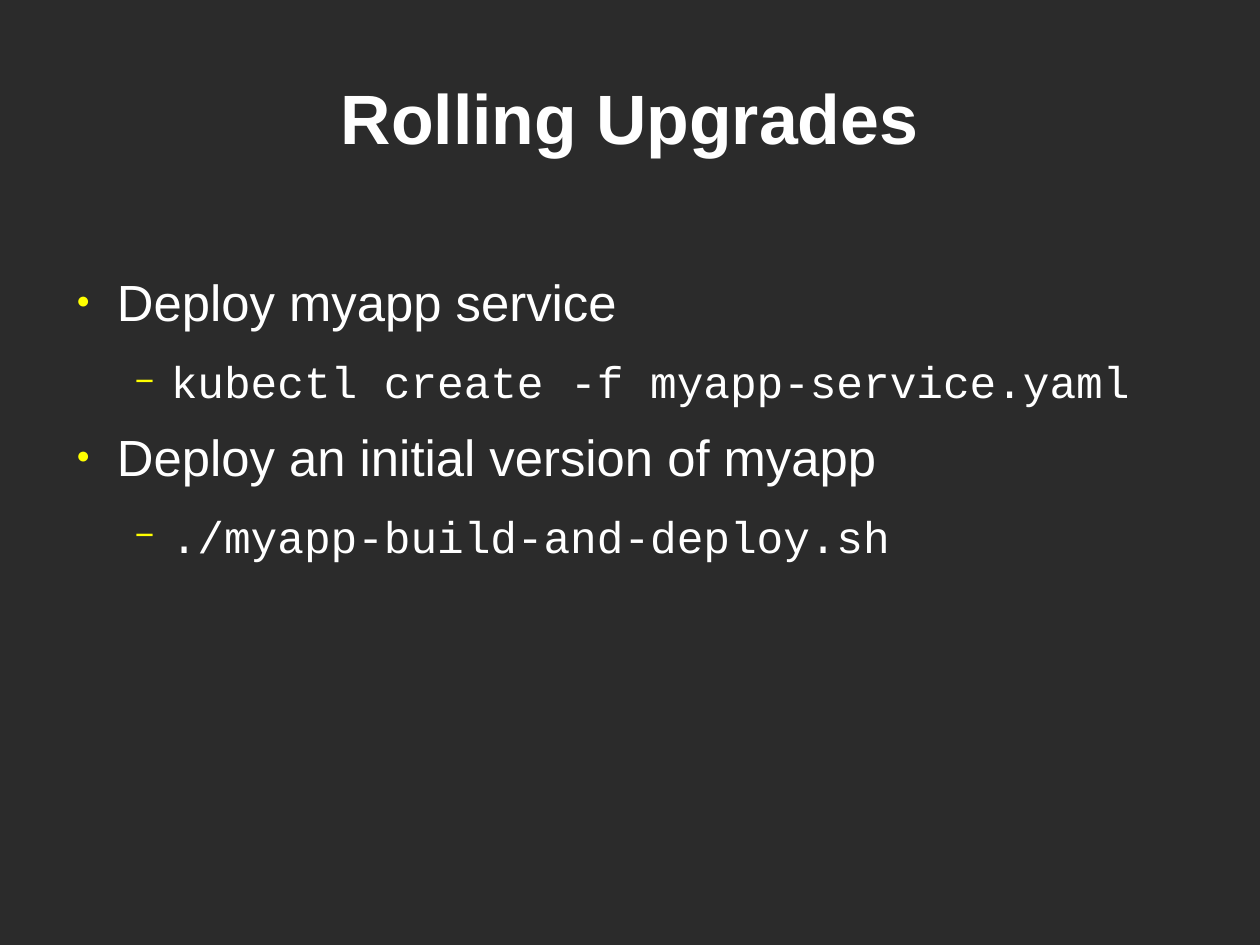
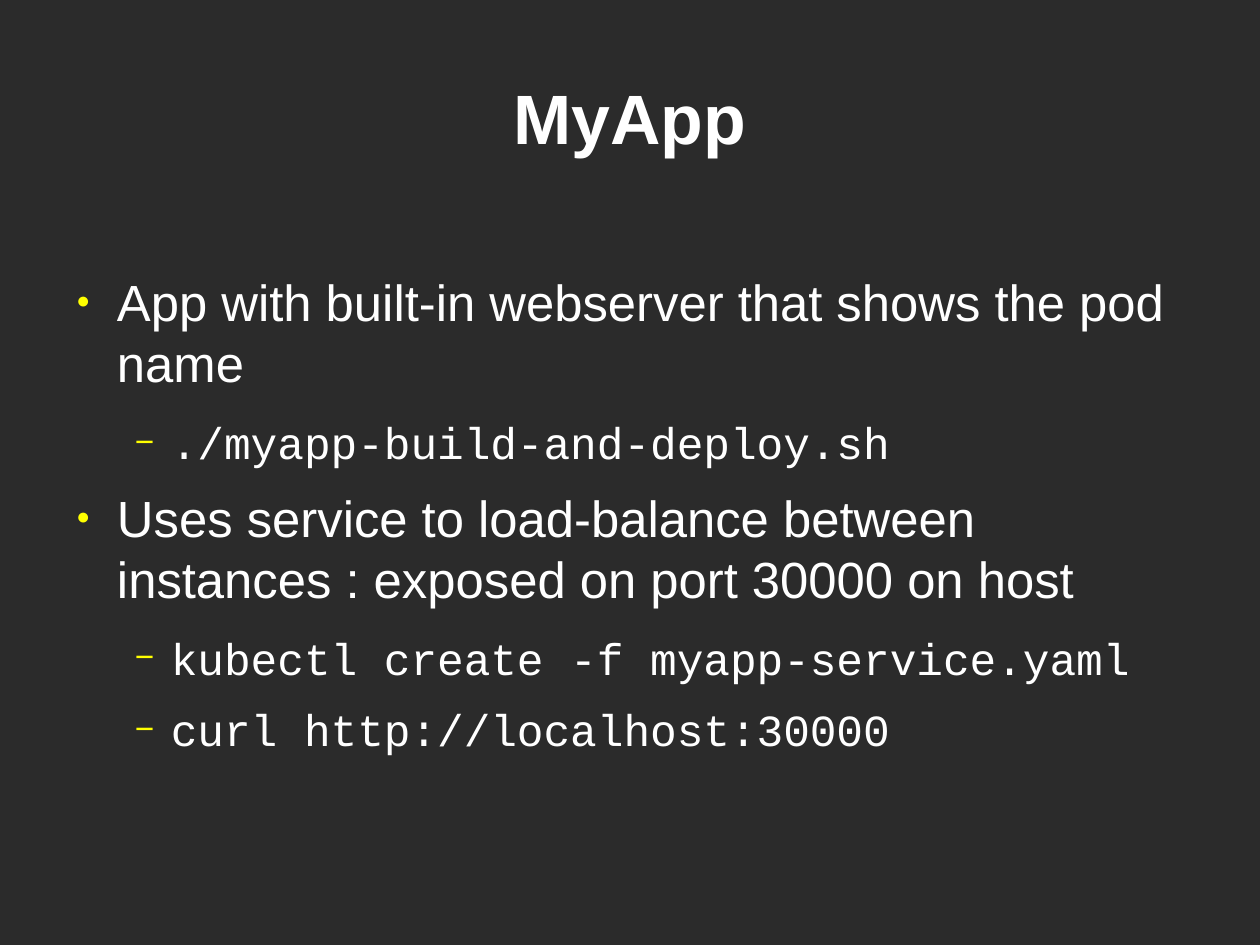
Before and after one commit to showmethehello/mit-k8s-talk, a slide deck: slide 12 of k8s.odp (slide 13 before the commit). Drawn at 1260x945 pixels with LibreOffice and Linux fonts; fonts in the diff are those of the drawing; background and template pictures are left out; a plain dark background stands for a picture behind light text. Boxes give left, top, right and bottom in pixels: in the first picture for what was removed or moved away, otherwise in the second. Text is boxed around its words. In the diff, an @@ line names an element or a change of style, - is before the commit and + after.

Commit message:
Updated presentation

```diff
--- a/k8s.odp
+++ b/k8s.odp
@@ title at (x1=513, y1=96, x2=746, y2=157): text changed @@
-Rolling Upgrades
+MyApp
@@ text at (x1=117, y1=284, x2=1164, y2=608): text changed @@
-● Deploy myapp service
+● App with built-in webserver that shows the pod name
+  − ./myapp-build-and-deploy.sh
+● Uses service to load-balance between instances : exposed on port 30000 on host
@@ text at (x1=304, y1=715, x2=890, y2=756): text changed; size 32 to 28 pt; font Arial to Courier New @@
-● Deploy an initial version of myapp
-  − ./myapp-build-and-deploy.sh
+  − curl http://localhost:30000
```
Also in this commit, not shown: 2 other slides changed, 1 slide added.
